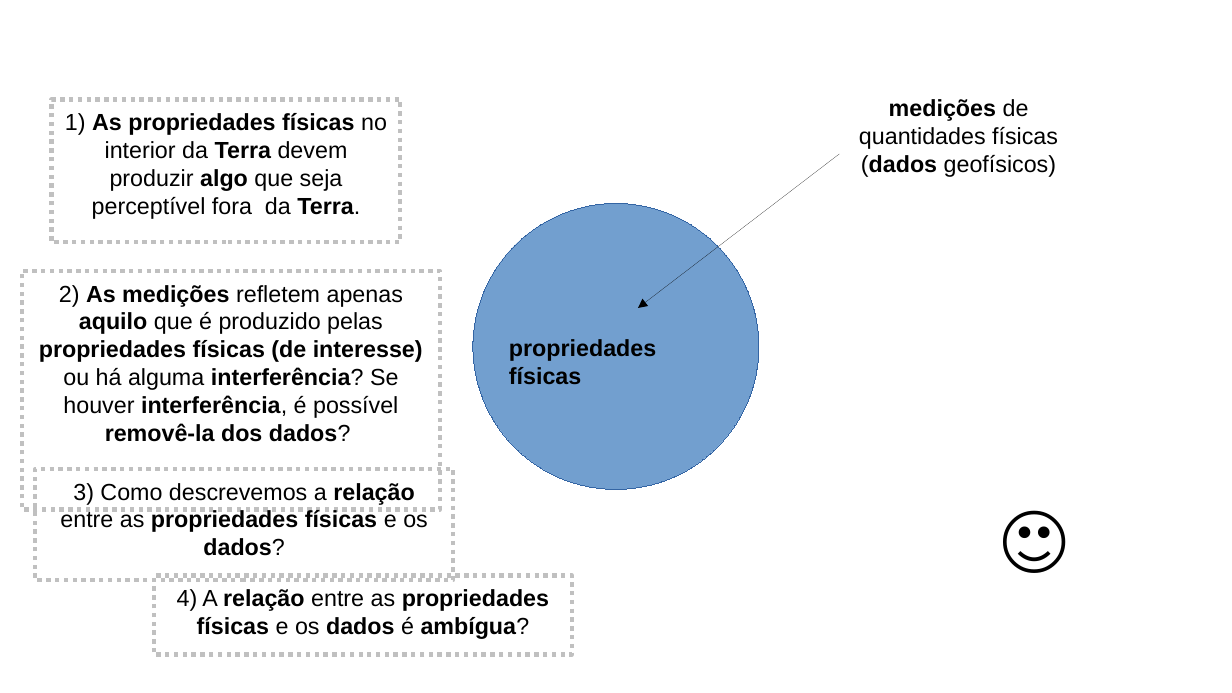
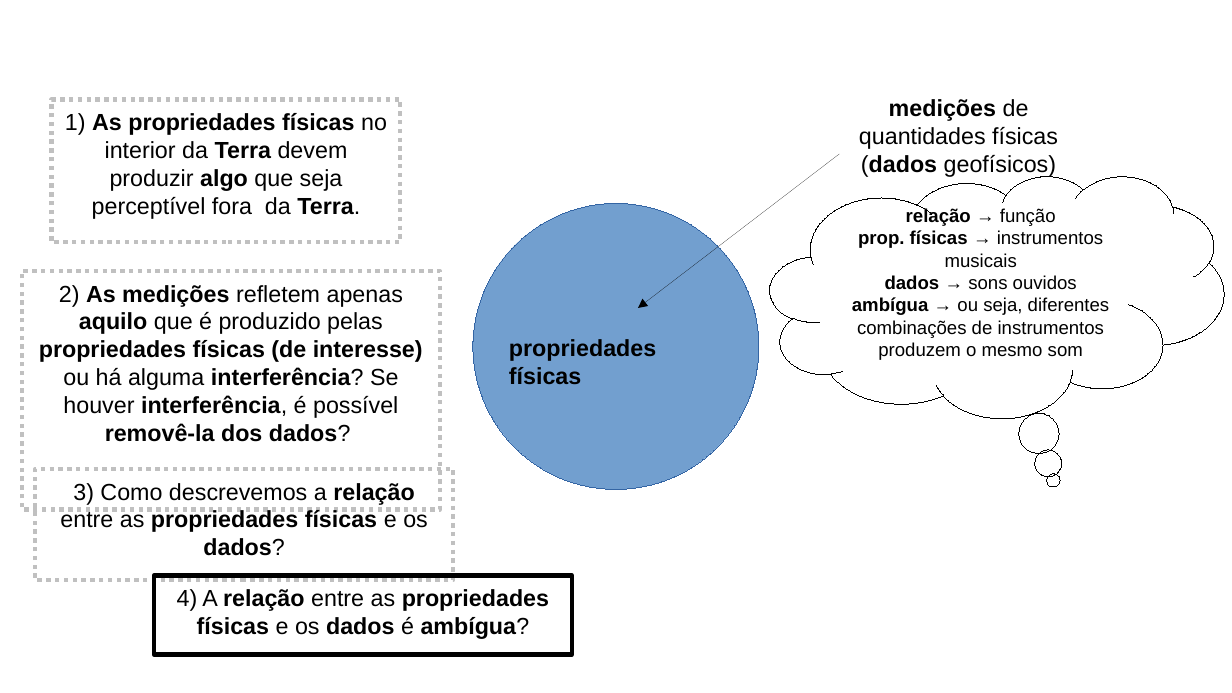
Before and after one commit to birocoles/Intro-grav-mag, a slide deck: slide 55 of slides/aula_1_1.odp (slide 56 before the commit). Drawn at 1232x693 pixels with LibreOffice and Linux fonts; fonts in the diff are those of the drawing. Boxes give left, top, right and bottom in pixels: in the first picture for what was removed or moved away, otherwise in the second. Text is boxed around its words. In the diff, an @@ line names an element or a change of style, - is before the commit and + after.

```diff
--- a/slides/aula_1_1.odp
+++ b/slides/aula_1_1.odp
@@ thought cloud added at [770,176,1224,418], outline #000000 0 pt, 12 pt, text #000000 @@
+relação → função
+prop. físicas → instrumentos musicais
+dados → sons ouvidos
+ambígua → ou seja, diferentes combinações de instrumentos produzem o mesmo som
@@ text removed at [991,484,1120,600] @@
-🙂
@@ rectangle "4) A relação entre as ..." at [154,576,572,655]: outline #C0C0C0 2.83 pt dashed to #000000 2.83 pt @@
```
Also in this commit, not shown: 34 other slides changed, 10 slides removed, 13 other files.
